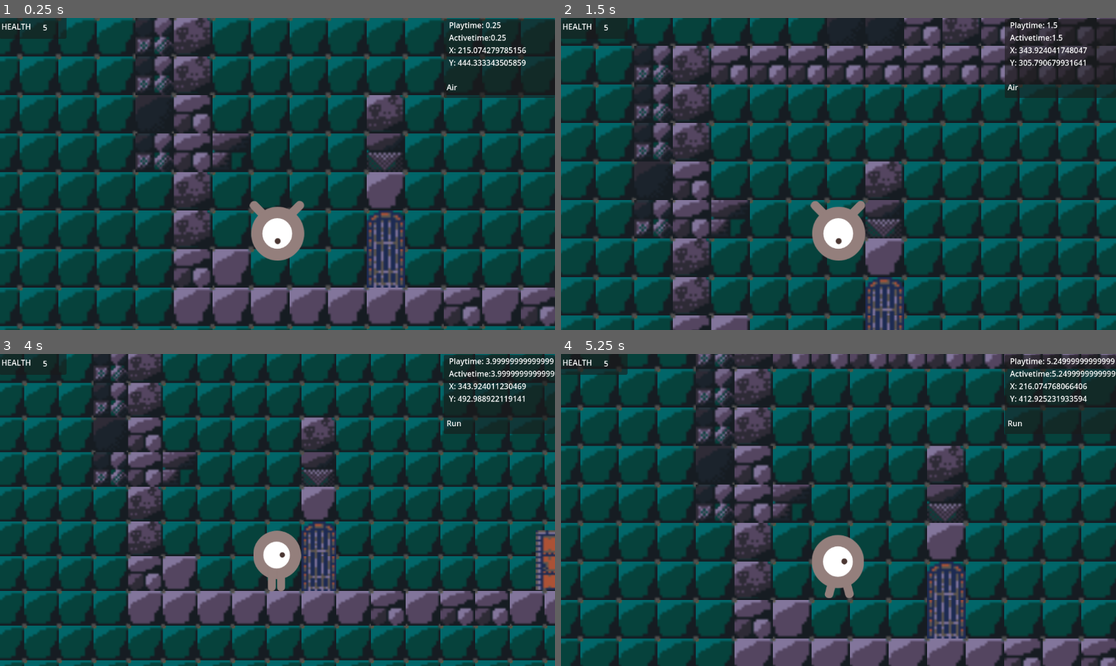
Above: before the commit, frames 1-4 (two rows, left to right).
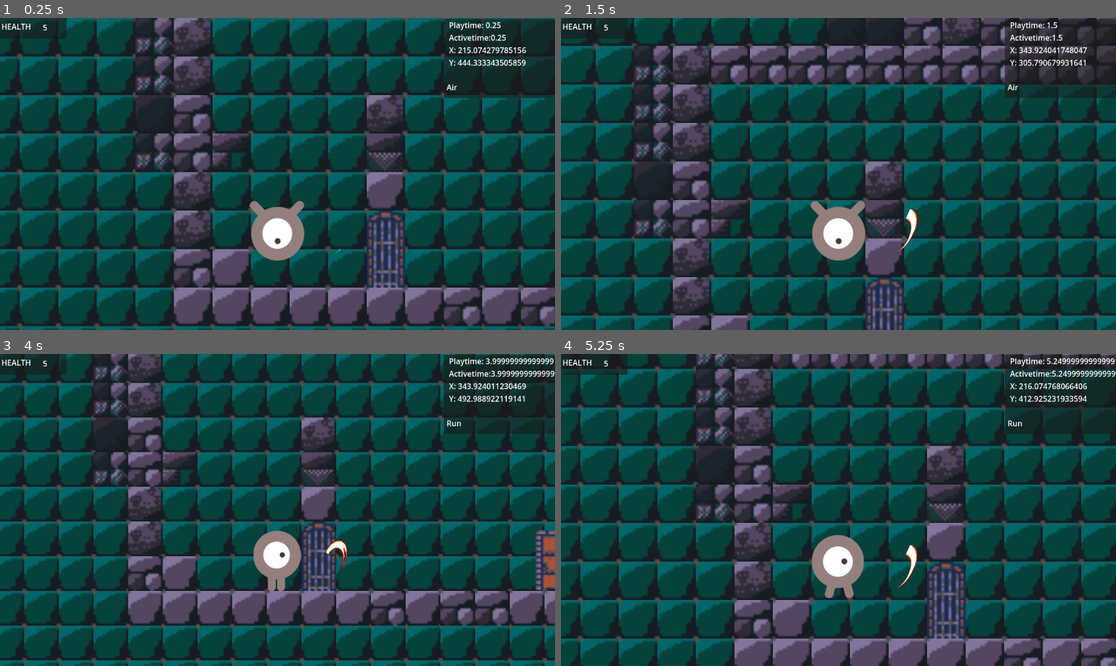
Above: after the commit, the same moments.

Repository: Odar-13/Puntformer
Game: Godot game, scene res://game.tscn
Same seed, same stepped clock (60 frames per second), same inputs: the game is played once before the commit and once after it.
Inputs:
- Up to frame 1 (0.25 s): no input
- Up to frame 2 (1.5 s): hold D (move_right) from 0.53 s (still down); tap E (use) at 0.6 s; tap Space (jump) at 0.77 s; tap F (attack, bound only after the commit) at 0.8, 1.35 s
- Up to frame 3 (4 s): tap Space (jump) at 1.52, 3.02, 3.77 s; tap E (use) at 1.55, 2.85 s; release D (move_right) at 2.03 s; hold A (move_left) 2.03-2.78 s; hold Shift (dash) 2.03-2.78 s; tap F (attack, bound only after the commit) at 2.3, 3.8 s; hold D (move_right) from 2.78 s (still down); tap = (zoomin) at 3.6 s
- Up to frame 4 (5.25 s): release D (move_right) at 4.28 s; hold A (move_left) 4.28-5.03 s; tap - (zoomout) at 4.35 s; tap Space (jump) at 4.52 s; tap E (use) at 4.55 s; hold D (move_right) from 5.03 s (still down); tap F (attack, bound only after the commit) at 5.1 s

The runs differ from the first frame. In frame 1, less than 0.1% of the frame differs, in the area x 60-62%, y 73-76%; in frame 2, 0.1%; in frame 3, 0.1%, in the area x 58-63%, y 59-71%; in frame 4, 0.1%.

Commit message:
Functioning Player Attack

Diff:
--- a/project.godot
+++ b/project.godot
@@ -77,6 +77,11 @@
 , Object(InputEventJoypadMotion,"resource_local_to_scene":false,"resource_name":"","device":-1,"axis":1,"axis_value":1.0,"script":null)
 ]
 }
+attack={
+"deadzone": 0.5,
+"events": [Object(InputEventKey,"resource_local_to_scene":false,"resource_name":"","device":-1,"window_id":0,"alt_pressed":false,"shift_pressed":false,"ctrl_pressed":false,"meta_pressed":false,"pressed":false,"keycode":0,"physical_keycode":70,"key_label":0,"unicode":102,"location":0,"echo":false,"script":null)
+]
+}
 
 [layer_names]
 
--- a/scenes/overworld.tscn
+++ b/scenes/overworld.tscn
@@ -72,7 +72,7 @@
 position = Vector2(1216, 120)
 
 [node name="PlatformEnemy" parent="." instance=ExtResource("5_moamr")]
-position = Vector2(607, 535)
+position = Vector2(624, 528)
 
 [node name="Door2" parent="." instance=ExtResource("1_3fjv6")]
 position = Vector2(83, 441)
--- a/scenes/platform_enemy.tscn
+++ b/scenes/platform_enemy.tscn
@@ -10,7 +10,7 @@
 
 [node name="EnemyArea2D1" type="Area2D" parent="."]
 scale = Vector2(0.25, 0.25)
-collision_layer = 3
+collision_layer = 19
 collision_mask = 3
 
 [node name="CollisionShape2D" type="CollisionShape2D" parent="EnemyArea2D1"]
--- a/scenes/player.tscn
+++ b/scenes/player.tscn
@@ -13,6 +13,15 @@
 [ext_resource type="Script" path="res://scripts/state_machine/stagger.gd" id="5_lb5dh"]
 [ext_resource type="Script" path="res://scripts/state_machine/rpg.gd" id="7_ado87"]
 [ext_resource type="Script" path="res://scripts/state_machine/dashing.gd" id="8_sl8ci"]
+[ext_resource type="Texture2D" uid="uid://66rl158xsc0f" path="res://art/Pixel Art Animations - Slash/VFX 2/Frames/warrior_skill2_frame1.png" id="15_q2fqb"]
+[ext_resource type="Texture2D" uid="uid://w0w75tt6d1go" path="res://art/Pixel Art Animations - Slash/VFX 2/Frames/warrior_skill2_frame2.png" id="16_ak8op"]
+[ext_resource type="Texture2D" uid="uid://brhs7yiy60u8b" path="res://art/Pixel Art Animations - Slash/VFX 2/Frames/warrior_skill2_frame3.png" id="17_bj3dj"]
+[ext_resource type="Texture2D" uid="uid://dnl5c0pepy13a" path="res://art/Pixel Art Animations - Slash/VFX 2/Frames/warrior_skill2_frame4.png" id="18_7tuai"]
+[ext_resource type="Texture2D" uid="uid://i5xbhdvgicxr" path="res://art/Pixel Art Animations - Slash/VFX 2/Frames/warrior_skill2_frame5.png" id="19_ng3nh"]
+[ext_resource type="Texture2D" uid="uid://do1af0vy8vapb" path="res://art/Pixel Art Animations - Slash/VFX 2/Frames/warrior_skill2_frame6.png" id="20_m5jou"]
+[ext_resource type="Texture2D" uid="uid://6mlcvxh3ru8e" path="res://art/Pixel Art Animations - Slash/VFX 2/Frames/warrior_skill2_frame7.png" id="21_wn0e0"]
+[ext_resource type="Texture2D" uid="uid://dhly0gy2owclj" path="res://art/Pixel Art Animations - Slash/VFX 2/Frames/warrior_skill2_frame8.png" id="22_3lbwi"]
+[ext_resource type="Texture2D" uid="uid://ymtekmkdpo08" path="res://art/Pixel Art Animations - Slash/VFX 2/Frames/warrior_skill2_frame9.png" id="23_ywrex"]
 
 [sub_resource type="SpriteFrames" id="SpriteFrames_5x2g4"]
 animations = [{
@@ -55,6 +64,44 @@
 [sub_resource type="CapsuleShape2D" id="CapsuleShape2D_y7ur6"]
 radius = 55.0
 height = 112.0
+
+[sub_resource type="SpriteFrames" id="SpriteFrames_n6jqu"]
+animations = [{
+"frames": [{
+"duration": 1.0,
+"texture": ExtResource("15_q2fqb")
+}, {
+"duration": 1.0,
+"texture": ExtResource("16_ak8op")
+}, {
+"duration": 1.0,
+"texture": ExtResource("17_bj3dj")
+}, {
+"duration": 1.0,
+"texture": ExtResource("18_7tuai")
+}, {
+"duration": 1.0,
+"texture": ExtResource("19_ng3nh")
+}, {
+"duration": 1.0,
+"texture": ExtResource("20_m5jou")
+}, {
+"duration": 1.0,
+"texture": ExtResource("21_wn0e0")
+}, {
+"duration": 1.0,
+"texture": ExtResource("22_3lbwi")
+}, {
+"duration": 1.0,
+"texture": ExtResource("23_ywrex")
+}],
+"loop": false,
+"name": &"attack",
+"speed": 5.0
+}]
+
+[sub_resource type="RectangleShape2D" id="RectangleShape2D_80bxd"]
+size = Vector2(90.8125, 113)
 
 [node name="Player" type="CharacterBody2D"]
 script = ExtResource("1_52hof")
@@ -123,8 +170,26 @@
 shape = SubResource("CapsuleShape2D_y7ur6")
 debug_color = Color(0.853488, 0.324045, 0.467902, 0.42)
 
+[node name="SwordArea" type="Area2D" parent="."]
+position = Vector2(208, 32)
+
+[node name="AnimatedAttack" type="AnimatedSprite2D" parent="SwordArea"]
+position = Vector2(-80, -32)
+rotation = 0.436332
+scale = Vector2(0.59485, 1.1269)
+sprite_frames = SubResource("SpriteFrames_n6jqu")
+animation = &"attack"
+speed_scale = 6.0
+
+[node name="SwordCollision" type="CollisionShape2D" parent="SwordArea"]
+position = Vector2(-80, -32)
+shape = SubResource("RectangleShape2D_80bxd")
+debug_color = Color(0.796368, 0.421168, 0.124747, 0.42)
+
 [connection signal="timeout" from="StateMachine/Dashing/DashCooldown" to="StateMachine/Dashing" method="_on_dash_cooldown_timeout"]
 [connection signal="timeout" from="StateMachine/Dashing/DashDuration" to="StateMachine/Dashing" method="_on_dash_duration_timeout"]
 [connection signal="timeout" from="AnimatedSprite2D/SpriteDmg/Timer" to="." method="_on_timer_timeout"]
 [connection signal="area_entered" from="HazardDetector" to="." method="_on_hazard_detector_area_entered"]
 [connection signal="body_entered" from="HazardDetector" to="." method="_on_hazard_detector_body_entered"]
+[connection signal="area_entered" from="SwordArea" to="." method="_on_sword_area_area_entered"]
+[connection signal="animation_finished" from="SwordArea/AnimatedAttack" to="." method="_on_animated_attack_animation_finished"]
--- a/scripts/game.gd
+++ b/scripts/game.gd
@@ -62,7 +62,7 @@
 		get_tree().paused = true
 
 #Scene Handler. Scene must be added to scenes dictionary above
-func transition_to_scene(level : String):
+func transition_to_scene(level : String, advantage : bool = false):
 	$Level/LevelLayer.call_deferred("remove_child", Globals.levelInst)
 	$Level/LevelLayer.call_deferred("remove_child", Globals.playerInst)
 	var scene_path = scenes.get(level)
@@ -71,7 +71,10 @@
 		Globals.levelInst = load(scene_path).instantiate()
 		$Level/LevelLayer.add_child(Globals.levelInst)
 		if level == "RPG":
-			Globals.playerInst.position = (Globals.levelInst.get_node("BattleHandler/2D Markers/PlayerSpawn").position)
+			if advantage == true: #ready for advantage but doesn't do anything
+				Globals.playerInst.position = (Globals.levelInst.get_node("BattleHandler/2D Markers/PlayerSpawn").position)
+			else:
+				Globals.playerInst.position = (Globals.levelInst.get_node("BattleHandler/2D Markers/PlayerSpawn").position)
 		else:
 			Globals.playerInst.position = (Globals.levelInst.get_node("PlayerSpawn").position)
 		$Level/LevelLayer.call_deferred("add_child", Globals.playerInst)
--- a/scripts/player.gd
+++ b/scripts/player.gd
@@ -23,6 +23,10 @@
 var knockback := Vector2.ZERO
 var staggerTween
 
+var attacking : bool = false
+#disabled for rpg and other instances
+var can_attack : bool = true
+
 #@onready var sound_jump = $SoundJump
 #@onready var sound_hit = $SoundHit
 #Initialize finite state machine
@@ -31,6 +35,7 @@
 
 #Connecting Signals
 func _ready() -> void:
+	$SwordArea/SwordCollision.disabled = true
 	get_node("PlayerStats").health_depleted.connect(dead)
 	get_node("PlayerStats").health_changed.connect(health_changes)
 
@@ -97,6 +102,8 @@
 				get_tree().paused = false
 				Globals.gameInst.transition_to_scene(destination)
 				print("scene transition")
+	elif Input.is_action_just_pressed("attack") and can_attack == true:
+		Attack()
 
 #When the players health is depleted, this runs
 func dead():
@@ -105,6 +112,14 @@
 	Globals.hudInst.get_node("UI/Panels/GameOverPanel").visible = true
 	Globals.GamePaused = true
 	get_tree().paused = true
+
+func Attack():
+	print("Attacking")
+	attacking = true
+	get_node("SwordArea/AnimatedAttack").visible = true
+	get_node("SwordArea/AnimatedAttack").play("attack")
+	$SwordArea/SwordCollision.disabled = false
+	pass
 
 #When the health changes, update the HealthPanel
 func health_changes(old_value, new_value):
@@ -145,3 +160,17 @@
 	Globals.GamePaused = false
 	get_tree().paused = false
 	get_tree().reload_current_scene()
+
+
+func _on_animated_attack_animation_finished() -> void:
+	attacking = false
+	get_node("SwordArea/AnimatedAttack").visible = false
+	$SwordArea/SwordCollision.disabled = true
+
+
+func _on_sword_area_area_entered(area: Area2D) -> void:
+	if area.name == "EnemyArea2D1" and attacking == true:
+		$SwordArea/AnimatedAttack.stop()
+		can_attack = false
+		Globals.gameInst	.transition_to_scene("RPG", true)
+		fsm.transition_to("RPG")
Not shown, added: art/Pixel Art Animations - Slash/License.txt
Binary file added: art/Pixel Art Animations - Slash/VFX 1/Frames/warrior_skill1_frame1.png
Not shown, added: art/Pixel Art Animations - Slash/VFX 1/Frames/warrior_skill1_frame1.png.import
Binary file added: art/Pixel Art Animations - Slash/VFX 1/Frames/warrior_skill1_frame10.png
Not shown, added: art/Pixel Art Animations - Slash/VFX 1/Frames/warrior_skill1_frame10.png.import
Binary file added: art/Pixel Art Animations - Slash/VFX 1/Frames/warrior_skill1_frame2.png
Not shown, added: art/Pixel Art Animations - Slash/VFX 1/Frames/warrior_skill1_frame2.png.import
Binary file added: art/Pixel Art Animations - Slash/VFX 1/Frames/warrior_skill1_frame3.png
Not shown, added: art/Pixel Art Animations - Slash/VFX 1/Frames/warrior_skill1_frame3.png.import
Binary file added: art/Pixel Art Animations - Slash/VFX 1/Frames/warrior_skill1_frame4.png
Not shown, added: art/Pixel Art Animations - Slash/VFX 1/Frames/warrior_skill1_frame4.png.import
Binary file added: art/Pixel Art Animations - Slash/VFX 1/Frames/warrior_skill1_frame5.png
(and 98 more such lines)
